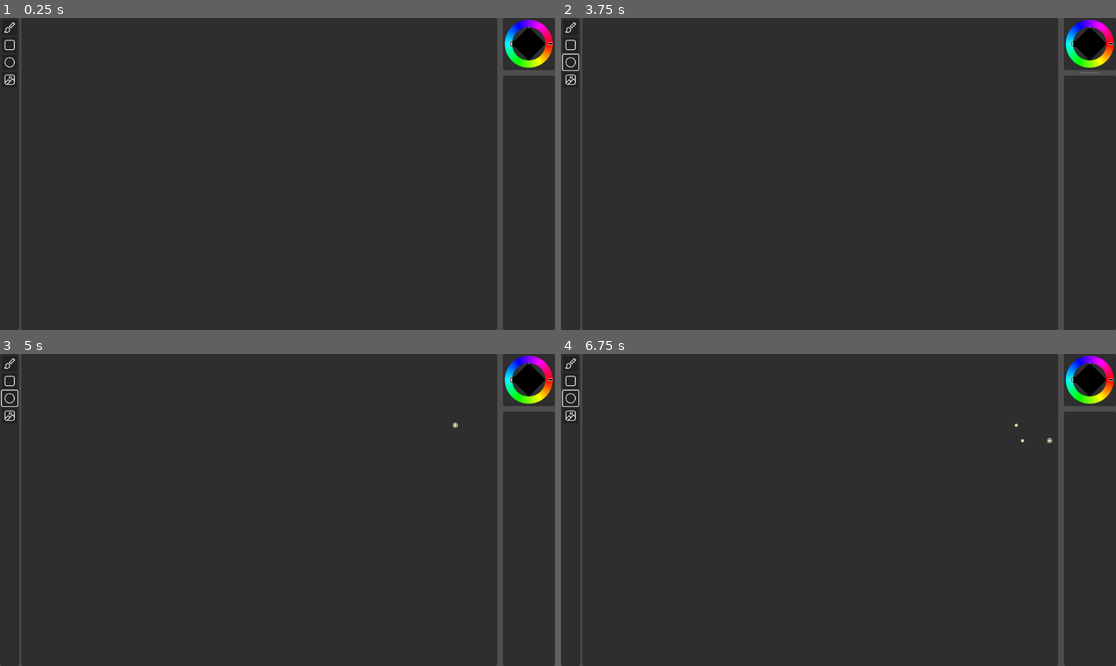
Above: before the commit, frames 1-4 (two rows, left to right).
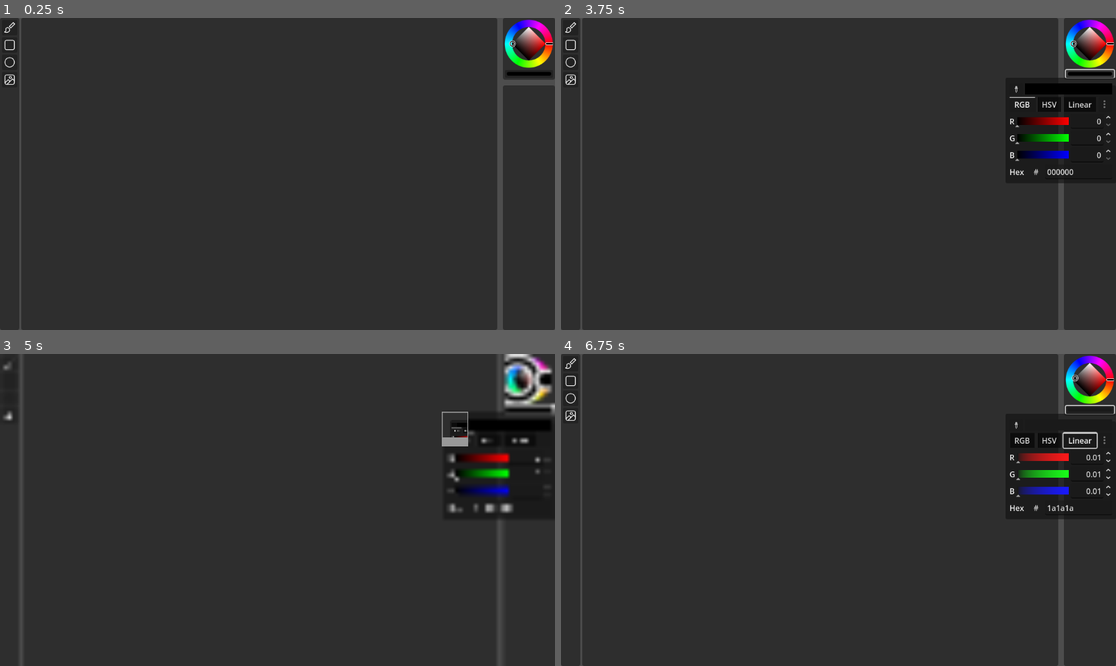
Above: after the commit, the same moments.

Repository: sockeye-d/sunfish
Game: Godot game, scene res://ui/main.tscn
Two runs of this game, one before a commit and one after it. Both use one fixed random seed, a clock stepped at 60 frames per second and the inputs below.
Inputs (mouse positions are in pixels of both pictures, inside the frame that each line leads up to):
- Up to frame 1 (0.25 s): no input
- Up to frame 2 (3.75 s): click (572, 80) at 0.5 s; click (572, 27) at 1.25 s; click (572, 46) at 2 s; click (572, 61) at 2.75 s; click (1088, 74) at 3.52 s
- Up to frame 3 (5 s): click (455, 425) at 4.27 s
- Up to frame 4 (6.75 s): click (1021, 441) at 5 s, where only the run after the commit has a clickable "RGB"; click (1049, 441) at 5.75 s, where only the run after the commit has a clickable "HSV"; click (1082, 441) at 6.5 s, where only the run after the commit has a clickable "Linear"

The runs differ from the first frame. In frame 1, 0.7% of the frame differs, in the area x 90-100%, y 3-22%; in frame 2, 2.8%; in frame 3, 4.4%, in the area x 0-100%, y 0-100%; in frame 4, 2.3%.

Commit message:
yippee color picker is working nicely now

Diff:
--- a/project.godot
+++ b/project.godot
@@ -28,3 +28,10 @@
 
 renderer/rendering_method="mobile"
 anti_aliasing/quality/msaa_2d=2
+
+[shader_globals]
+
+ui_scale={
+"type": "float",
+"value": 1.0
+}
--- a/ui/main.tscn
+++ b/ui/main.tscn
@@ -1,11 +1,10 @@
-[gd_scene load_steps=14 format=3 uid="uid://cabo3vvcus82u"]
+[gd_scene load_steps=12 format=3 uid="uid://cabo3vvcus82u"]
 
 [ext_resource type="Script" uid="uid://byygqcqk1nokj" path="res://ui/whiteboard.gd" id="1_ig7tw"]
 [ext_resource type="Script" uid="uid://cg1d5ghvrv5un" path="res://scripts/resources/icon_texture_2d.gd" id="1_vcrq8"]
 [ext_resource type="Script" uid="uid://bwc2gp0rut4nn" path="res://ui/nice_color_picker.gd" id="3_loxbi"]
-[ext_resource type="Shader" uid="uid://bg1eurv6mma2w" path="res://ui/nice_color_picker.gdshader" id="3_t6oic"]
 
-[sub_resource type="Image" id="Image_t6oic"]
+[sub_resource type="Image" id="Image_loxbi"]
 data = {
 "data": PackedByteArray(0, 0, 0, 0, 0, 0, 0, 0, 0, 0, 0, 0, 0, 0, 0, 0, 0, 0, 0, 0, 0, 0, 0, 0, 0, 0, 0, 0, 0, 0, 0, 0, …(8014 unchanged characters)…
 "format": "RGBA8",
@@ -63,17 +62,11 @@
 }
 
 [sub_resource type="ImageTexture" id="ImageTexture_fc3ap"]
-image = SubResource("Image_06s8x")
+image = SubResource("Image_fc3ap")
 script = ExtResource("1_vcrq8")
 icon = "tools/image"
 icon_scale = 1.5
 metadata/_custom_type_script = "uid://cg1d5ghvrv5un"
-
-[sub_resource type="ShaderMaterial" id="ShaderMaterial_04ebt"]
-shader = ExtResource("3_t6oic")
-shader_parameter/hue = 0.695
-shader_parameter/saturation = 1.0
-shader_parameter/value = 0.865
 
 [node name="Main" type="Control"]
 layout_mode = 3
@@ -139,11 +132,8 @@
 [node name="ColorContainer" type="PanelContainer" parent="HBoxContainer/SplitContainer/SplitContainer"]
 layout_mode = 2
 
-[node name="NiceColorPicker" type="Control" parent="HBoxContainer/SplitContainer/SplitContainer/ColorContainer"]
-material = SubResource("ShaderMaterial_04ebt")
-custom_minimum_size = Vector2(100, 100)
+[node name="NiceColorPicker" type="VBoxContainer" parent="HBoxContainer/SplitContainer/SplitContainer/ColorContainer"]
 layout_mode = 2
-mouse_filter = 1
 script = ExtResource("3_loxbi")
 metadata/_custom_type_script = "uid://bwc2gp0rut4nn"
 
--- a/ui/nice_color_picker.gd
+++ b/ui/nice_color_picker.gd
@@ -1,5 +1,8 @@
 @tool
-class_name NiceColorPicker extends Control
+class_name NiceColorPicker extends VBoxContainer
+
+
+signal color_changed(new_color: Color)
 
 
 enum ClickedArea {
@@ -8,50 +11,75 @@
 	SAT_VAL,
 }
 
-
-const NICE_COLOR_PICKER_SHADER = preload("uid://bg1eurv6mma2w")
-
-
 var hsv_color: Vector3:
 	set(value):
 		hsv_color = value
-		(material as ShaderMaterial).set_shader_parameter("hsv", color)
-var color: Color:
-	get: return Color(hsv_color.x, hsv_color.y, hsv_color.z)
-	set(value): assert(false)
-var last_clicked_area := ClickedArea.NONE
+		(_color_wheel.material as ShaderMaterial).set_shader_parameter("hsv", hsv_color)
+		color_changed.emit(color)
+@export var color: Color:
+	get: return Color.from_hsv(hsv_color.x, hsv_color.y, hsv_color.z)
+	set(value): hsv_color = Vector3(value.h, value.s, value.v)
+
+var _clicked_area := ClickedArea.NONE
+
+var _color_wheel: ColorWheel
+var _color_display: ColorDisplay
+var _big_color_picker: ColorPicker
+var _big_color_picker_panel: PopupPanel
 
 
 func _init() -> void:
-	material = ShaderMaterial.new()
-	material.shader = NICE_COLOR_PICKER_SHADER
+	_color_wheel = ColorWheel.new()
+	_color_wheel.size_flags_vertical = Control.SIZE_SHRINK_BEGIN
+	_color_wheel.gui_input.connect(_color_wheel_gui_input)
+	add_child(_color_wheel)
+
+	_big_color_picker_panel = PopupPanel.new()
+	add_child(_big_color_picker_panel)
+
+	_big_color_picker = ColorPicker.new()
+	_big_color_picker.edit_alpha = false
+	_big_color_picker.edit_intensity = false
+	_big_color_picker.can_add_swatches = false
+	_big_color_picker.presets_visible = false
+	_big_color_picker.picker_shape = ColorPicker.SHAPE_NONE
+	color_changed.connect(func(new_color: Color): _big_color_picker.color = new_color)
+	_big_color_picker.color = color
+	_big_color_picker.color_changed.connect(func(new_color: Color): color = new_color)
+	_big_color_picker_panel.add_child(_big_color_picker)
+
+	_color_display = ColorDisplay.new()
+	_color_display.size_flags_vertical = Control.SIZE_EXPAND_FILL
+	color_changed.connect(func(new_color: Color): _color_display.color = new_color)
+	add_child(_color_display)
+
+	#_color_display.toggle_mode = true
+	_color_display.pressed.connect(func():
+		_big_color_picker_panel.popup_on_parent(Rect2(_color_display.global_position + Vector2(0.0, _color_display.size.y), Vector2.ZERO))
+	)
 
 
-func _draw() -> void:
-	draw_rect(Rect2(-Vector2.ONE, size + Vector2.ONE), Color.BLACK)
+func _notification(what: int) -> void:
+	if what == NOTIFICATION_SORT_CHILDREN:
+		fit_child_in_rect(_color_wheel, Rect2(Vector2.ZERO, Vector2(size.x, size.x)))
 
 
-func _gui_input(e: InputEvent) -> void:
+func _color_wheel_gui_input(e: InputEvent) -> void:
 	var mb := e as InputEventMouseButton
 	if mb:
 		if mb.button_index == MOUSE_BUTTON_LEFT:
 			if mb.pressed:
-				last_clicked_area = _get_clicked_area(mb.position)
+				_clicked_area = _get_clicked_area(mb.position)
 				_set_colors(mb)
 			else:
-				last_clicked_area = ClickedArea.NONE
+				_clicked_area = ClickedArea.NONE
 	var mm := e as InputEventMouseMotion
 	if mm:
 		_set_colors(mm)
 
 
-func _get_minimum_size() -> Vector2:
-	return Vector2(100, 100)
-
-
 func _set_colors(mm: InputEventMouse) -> void:
-	print(last_clicked_area)
-	match last_clicked_area:
+	match _clicked_area:
 		ClickedArea.HUE:
 			hsv_color.x = _get_hue(mm.position)
 		ClickedArea.SAT_VAL:
@@ -61,7 +89,7 @@
 
 
 func _get_clicked_area(click_pos: Vector2) -> ClickedArea:
-	var uv := (click_pos / size - Vector2.ONE * 0.5) * 2.0
+	var uv := (click_pos / _color_wheel.size - Vector2.ONE * 0.5) * 2.0
 	if uv.length() > 0.7:
 		return ClickedArea.HUE
 	return ClickedArea.SAT_VAL
@@ -69,12 +97,58 @@
 
 func _get_hue(click_pos: Vector2) -> float:
 	# this seems to work
-	return (angle_difference(-(click_pos - size * 0.5).angle(), PI) + PI) / TAU
+	return (angle_difference(-(click_pos - _color_wheel.size * 0.5).angle(), PI) + PI) / TAU
 
 
 func _get_sat_val(click_pos: Vector2) -> Vector2:
 	var rot := (-hsv_color.x - 0.125) * TAU
-	var uv := (click_pos / size - Vector2.ONE * 0.5) * 2.0
+	var uv := (click_pos / _color_wheel.size - Vector2.ONE * 0.5) * 2.0
 	var square_size = Vector2(0.8, 0.8) * sqrt(0.5);
 	var square_coords = (uv.rotated(rot) + square_size) / square_size * 0.5;
 	return Vector2(square_coords.x, 1.0 - square_coords.y).clampf(0.0, 1.0)
+
+
+class ColorWheel extends Control:
+	const NICE_COLOR_PICKER_SHADER = preload("uid://bg1eurv6mma2w")
+
+	func _init() -> void:
+		material = ShaderMaterial.new()
+		material.shader = NICE_COLOR_PICKER_SHADER
+		mouse_filter = Control.MOUSE_FILTER_PASS
+
+
+	func _notification(what: int) -> void:
+		if what == NOTIFICATION_RESIZED:
+			update_minimum_size()
+
+
+	func _draw() -> void:
+		draw_rect(Rect2(-Vector2.ONE, size + Vector2.ONE), Color.RED)
+
+
+	func _get_minimum_size() -> Vector2:
+		return Vector2(100, size.x)
+
+
+class ColorDisplay extends Button:
+	var color: Color:
+		set(value):
+			color = value
+			queue_redraw()
+
+	func _ready() -> void:
+		resized.connect(_set_minimum_size)
+
+	func _draw() -> void:
+		var sb := get_theme_stylebox("normal")
+		var sb2 := StyleBoxFlat.new()
+		sb2.set_corner_radius_all(4)
+		sb2.bg_color = color
+		var rect := Rect2(sb.get_offset(), size - sb.get_offset() - Vector2(sb.content_margin_right, sb.content_margin_bottom))
+		sb2.draw(get_canvas_item(), rect)
+		#draw_rect(, color)
+
+	func _set_minimum_size() -> void:
+		var sb := get_theme_stylebox("normal")
+		var font_size := get_theme_font_size("font_size")
+		custom_minimum_size = Vector2(0.0, sb.content_margin_top + sb.content_margin_bottom + font_size / 2.0)
--- a/ui/nice_color_picker.gdshader
+++ b/ui/nice_color_picker.gdshader
@@ -6,6 +6,7 @@
 #define SQRT_3_OVER_3 (0.5773502691896258)
 
 uniform vec3 hsv;
+global uniform float ui_scale;
 
 float donut(vec2 uv, float inner_radius, float outer_radius) {
 	return abs(length(uv) - (inner_radius + outer_radius) * 0.5) - (outer_radius - inner_radius) * 0.5;
@@ -31,15 +32,14 @@
 }
 
 vec3 hsv2rgb(vec3 c) {
-	vec4 K = vec4(1.0, 2.0 / 3.0, 1.0 / 3.0, 3.0);
+	const vec4 K = vec4(1.0, 2.0 / 3.0, 1.0 / 3.0, 3.0);
 	vec3 p = abs(fract(c.xxx + K.xyz) * 6.0 - K.www);
 	return c.z * mix(K.xxx, clamp(p - K.xxx, 0.0, 1.0), c.y);
 }
 
 vec4 over(vec4 a, vec4 b) {
-    float aOut = a.a + b.a*(1.0 - a.a);
-    return vec4((a.rgb*a.a + b.rgb*b.a*(1.0 - a.a))/aOut,
-                aOut);
+    float aOut = a.a + b.a * (1.0 - a.a);
+    return vec4((a.rgb * a.a + b.rgb * b.a * (1.0 - a.a)) / max(0.0000000000000051, aOut), aOut);
 }
 
 void vertex() {
@@ -49,32 +49,34 @@
 mat2 rot(float r) { return mat2(vec2(cos(r), -sin(r)), vec2(sin(r), cos(r))); }
 
 void fragment() {
+	float hue = hsv.r;
+	float sat = hsv.g;
+	float val = hsv.b;
+
 	vec2 uv = (UV - 0.5) * 2.0;
-	float pixel = dFdx(uv.x) * 1.5;
-	float donut_mask = smoothstep(pixel, 0.0, donut(uv, 0.7, 1.0 - pixel));
-	vec2 square_size = vec2(0.7 - pixel) * sqrt(0.5);
-	mat2 rotation = rot((-hsv.r - 0.125) * TAU);
+	float pixel = dFdx(uv.x);
+	float aa_pixel = pixel * 1.5;
+	float ui_pixel = pixel * ui_scale;
+	float donut_mask = smoothstep(aa_pixel, 0.0, donut(uv, 0.7, 1.0 - aa_pixel));
+	vec2 square_size = vec2(0.7 - aa_pixel) * sqrt(0.5);
+	mat2 rotation = rot((-hue - 0.125) * TAU);
 	vec2 square_coords = (uv * rotation + square_size) / square_size * 0.5;
-	float square_mask = smoothstep(pixel, 0.0, rectangle(uv * rotation, square_size));
+	float square_mask = smoothstep(aa_pixel, 0.0, rectangle(uv * rotation, square_size));
 	COLOR = vec4(0);
 	float uv_angle = atan(uv.y, uv.x) / TAU;
 	COLOR = over(vec4(hsv2rgb(vec3(uv_angle, 1.0, 1.0)), donut_mask), COLOR);
-	COLOR = over(vec4(hsv2rgb(vec3(hsv.r, clamp(square_coords.x, 0.0, 1.0), clamp(1.0 - square_coords.y, 0.0, 1.0))), square_mask), COLOR);
+	COLOR = over(vec4(hsv2rgb(vec3(hue, clamp(square_coords.x, 0.0, 1.0), clamp(1.0 - square_coords.y, 0.0, 1.0))), square_mask), COLOR);
 
-	vec2 sv_handle_pos = (vec2(hsv.g, 1.0 - hsv.b) * (square_size / 0.5) - square_size) * inverse(rotation);
-	float sv_handle_mask_1 = smoothstep(pixel, 0.0, donut(uv - sv_handle_pos, pixel / 1.5 *  4.0, pixel / 1.5 * 6.0));
-	float sv_handle_mask_2 = smoothstep(pixel, 0.0, donut(uv - sv_handle_pos, pixel / 1.5 *  5.0, pixel / 1.5 * 5.0));
+	vec2 sv_handle_pos = (vec2(sat, 1.0 - val) * (square_size / 0.5) - square_size) * inverse(rotation);
+	float sv_handle_mask_1 = smoothstep(aa_pixel, 0.0, donut(uv - sv_handle_pos, ui_pixel * 4.0, ui_pixel * 6.0));
+	float sv_handle_mask_2 = smoothstep(aa_pixel, 0.0, donut(uv - sv_handle_pos, ui_pixel * 5.0, ui_pixel * 5.0));
 	COLOR = over(vec4(vec3(1), sv_handle_mask_1), COLOR);
 	COLOR = over(vec4(vec3(0), sv_handle_mask_2), COLOR);
 
-	vec2 h_pos = vec2(cos(hsv.r * TAU), sin(hsv.r * TAU));
-	float h_handle_mask_1 = smoothstep(pixel, 0.0, line(uv, h_pos * (0.8 + pixel), h_pos * (1.0 - pixel * 2.0)) - pixel);
-	float h_handle_mask_2 = smoothstep(pixel, 0.0, line(uv, h_pos * (0.8 + pixel), h_pos * (1.0 - pixel * 2.0)) - pixel * 0.5);
+	vec2 h_pos = vec2(cos(hue * TAU), sin(hue * TAU));
+	float h_handle_sdf = line(uv, h_pos * (0.7 + ui_pixel * 2.0), h_pos * (1.0 - ui_pixel * 2.0));
+	float h_handle_mask_1 = smoothstep(aa_pixel, 0.0, h_handle_sdf - ui_pixel * 2.0);
+	float h_handle_mask_2 = smoothstep(aa_pixel, 0.0, h_handle_sdf - ui_pixel);
 	COLOR = over(vec4(vec3(1), h_handle_mask_1), COLOR);
 	COLOR = over(vec4(vec3(0), h_handle_mask_2), COLOR);
 }
-
-//void light() {
-//	// Called for every pixel for every light affecting the CanvasItem.
-//	// Uncomment to replace the default light processing function with this one.
-//}
Not shown: 3 places in ui/main.tscn that only renumber resources
